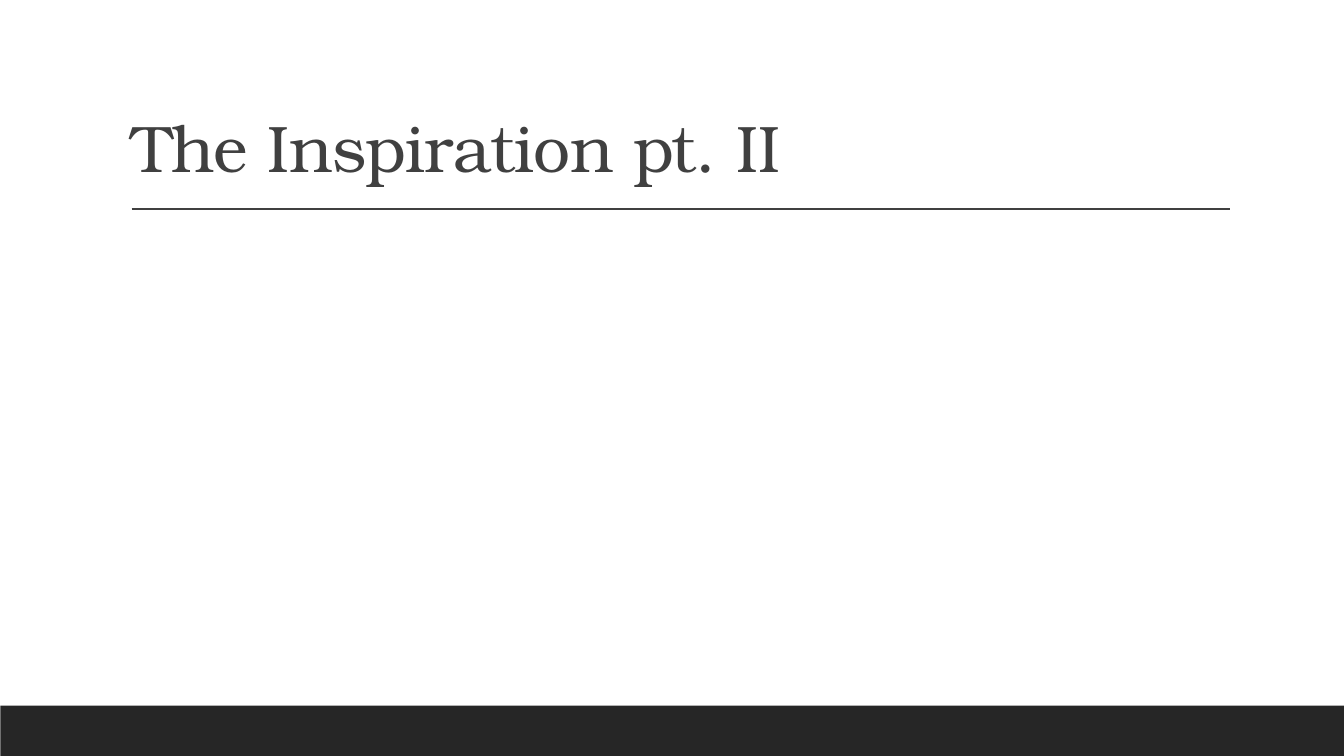
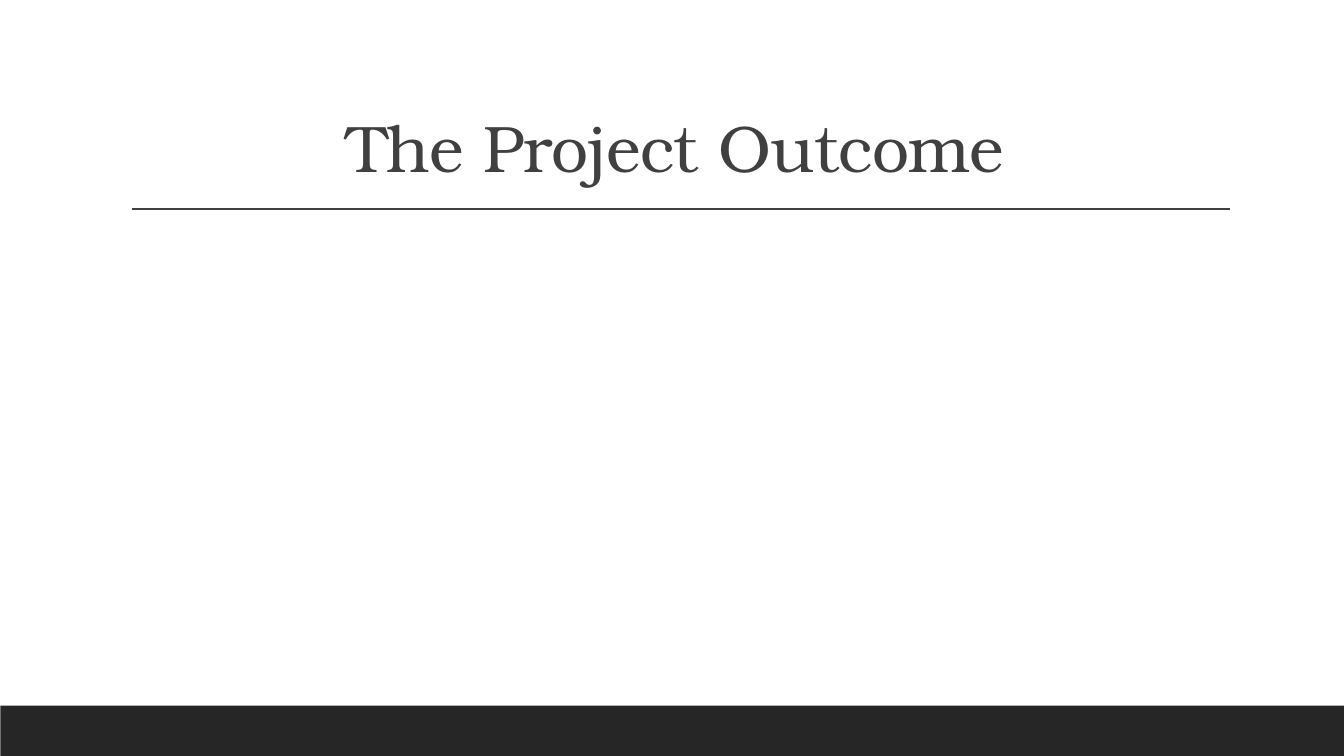
Before and after one commit to jabruhns/group-project-2, a slide deck: slide 8 of Report/Taking Off.pptx (slide 6 before the commit). Drawn at 1344x756 pixels with LibreOffice and Linux fonts; fonts in the diff are those of the drawing. Boxes give left, top, right and bottom in pixels: in the first picture for what was removed or moved away, otherwise in the second. Text is boxed around its words. In the diff, an @@ line names an element or a change of style, - is before the commit and + after.

```diff
--- a/Report/Taking Off.pptx
+++ b/Report/Taking Off.pptx
@@ title at <box>347,125,1003,188</box>: text changed @@
-The Inspiration pt. II
+The Project Outcome
```
Also in this commit, not shown: 2 other slides changed, 3 slides added, 1 other file.
